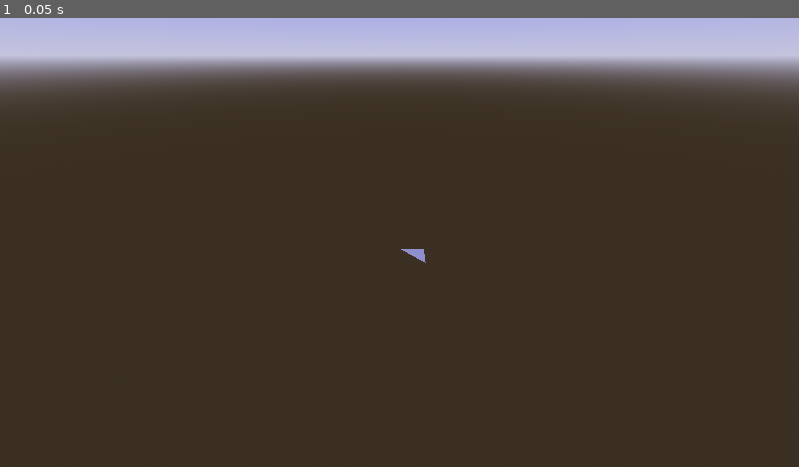
Above: before the commit, frame 1.
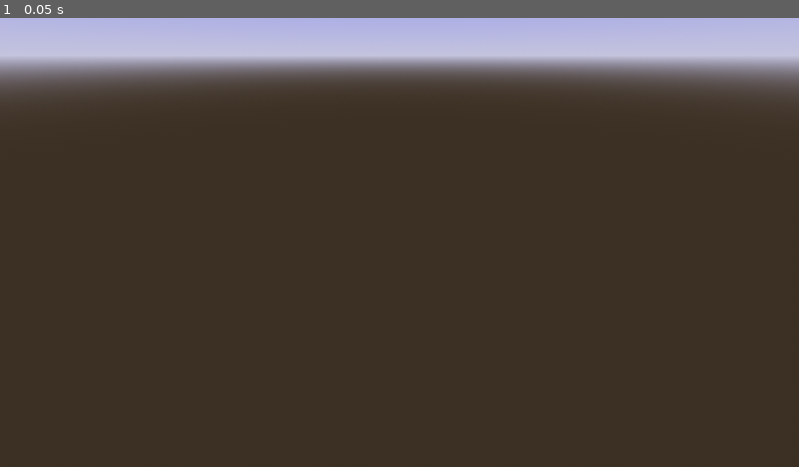
Above: after the commit, the same moment.

Repository: InffRittern/godot-test-project
Game: Godot game, scene res://levels/procedural/house_project.tscn
Same seed, same stepped clock (60 frames per second), same inputs: the game is played once before the commit and once after it. This scene is started directly instead of the project's main scene.
Inputs:
- Up to frame 1 (0.05 s): no input

The runs differ from the first frame. In frame 1, less than 0.1% of the frame differs, in the area x 50-54%, y 51-55%.

Commit message:
create scope and fill scope added

Diff:
--- a/levels/procedural/base.gd
+++ b/levels/procedural/base.gd
@@ -1,38 +1,32 @@
 @tool
-extends MeshInstance3D
+extends Node
+
 
 @export var update = false
 var st = SurfaceTool.new()
 
 
-func _ready():
-	if Engine.is_editor_hint():
-		print("I am in editor! Fuck you asshole!")
-		gen_mesh()
-	pass
 
 func gen_mesh():
-	var a_mesh = ArrayMesh.new()
-	var vertices := PackedVector3Array([
-		Vector3(0,0,0),
-		Vector3(1,0,0),
-		Vector3(1,0,1),
-		]
-		)
+	var scope_1_pos = Vector3(0,0,0)
+	var scope_1_dim_x :int = 2
+	var scope_1_dim_z :int = 2
 
-	var indices := PackedInt32Array([
-		0,1,2
+	var scope_2_pos = Vector3(4,0,4)
+	var scope_2_dim_x :int = 1
+	var scope_2_dim_z :int = 1
+
+
+	var scope_1 = CreateScope.create_scope(scope_1_pos,scope_1_dim_x,scope_1_dim_z)
+	var scope_2 = CreateScope.create_scope(scope_2_pos,scope_2_dim_x,scope_2_dim_z)
+	var mesh1 = FillScope.fill_scope(scope_1)
+	var mesh2 = FillScope.fill_scope(scope_2)
 
 
 
-	])
 
-	var array = []
-	array.resize(Mesh.ARRAY_MAX)
-	array[Mesh.ARRAY_VERTEX] = vertices
-	array[Mesh.ARRAY_INDEX] = indices
-	a_mesh.add_surface_from_arrays(Mesh.PRIMITIVE_TRIANGLES, array)
-	mesh = a_mesh
+
+	print("Base Completed!")
 	pass
 
 func _process(delta):
--- a/levels/procedural/base.tscn
+++ b/levels/procedural/base.tscn
@@ -1,9 +1,6 @@
-[gd_scene load_steps=3 format=3 uid="uid://b7kbegcfmua64"]
+[gd_scene load_steps=2 format=3 uid="uid://b7kbegcfmua64"]
 
 [ext_resource type="Script" path="res://levels/procedural/base.gd" id="1_mji0r"]
 
-[sub_resource type="ArrayMesh" id="ArrayMesh_00dy3"]
-
-[node name="base" type="MeshInstance3D"]
-mesh = SubResource("ArrayMesh_00dy3")
+[node name="base" type="Node"]
 script = ExtResource("1_mji0r")
--- /dev/null
+++ b/levels/procedural/scripts/CreateScope.gd
@@ -0,0 +1,13 @@
+@tool
+extends Node
+
+func create_scope (pos:Vector3, dim_x:int, dim_z:int):
+	# Make Arrays:
+	var scope := PackedVector3Array([
+	Vector3(pos.x,pos.y,pos.z),
+	Vector3(pos.x+dim_x,pos.y,pos.z),
+	Vector3(pos.x+dim_x,pos.y,pos.z+dim_z),
+	Vector3(pos.x,pos.y,pos.z+dim_z)
+	])
+	return scope
+	print("The scope created!")
--- /dev/null
+++ b/levels/procedural/scripts/FillScope.gd
@@ -0,0 +1,16 @@
+@tool
+extends MeshInstance3D
+
+func fill_scope(scope:PackedVector3Array):
+
+	var indices := PackedInt32Array([
+		0,1,2,0,2,3
+	])
+	var first_triangle_mesh = ArrayMesh.new()
+	var array = []
+	array.resize(Mesh.ARRAY_MAX)
+	array[Mesh.ARRAY_VERTEX] = scope
+	array[Mesh.ARRAY_INDEX] = indices
+	first_triangle_mesh.add_surface_from_arrays(Mesh.PRIMITIVE_TRIANGLES, array)
+	mesh = first_triangle_mesh
+	print("Procedural mesh generated!")
--- a/project.godot
+++ b/project.godot
@@ -14,6 +14,11 @@
 run/main_scene="res://levels/aperture_lab.tscn"
 config/features=PackedStringArray("4.0", "Forward Plus")
 config/icon="res://icon.svg"
+
+[autoload]
+
+CreateScope="*res://levels/procedural/scripts/CreateScope.gd"
+FillScope="*res://levels/procedural/scripts/FillScope.gd"
 
 [debug]
 
